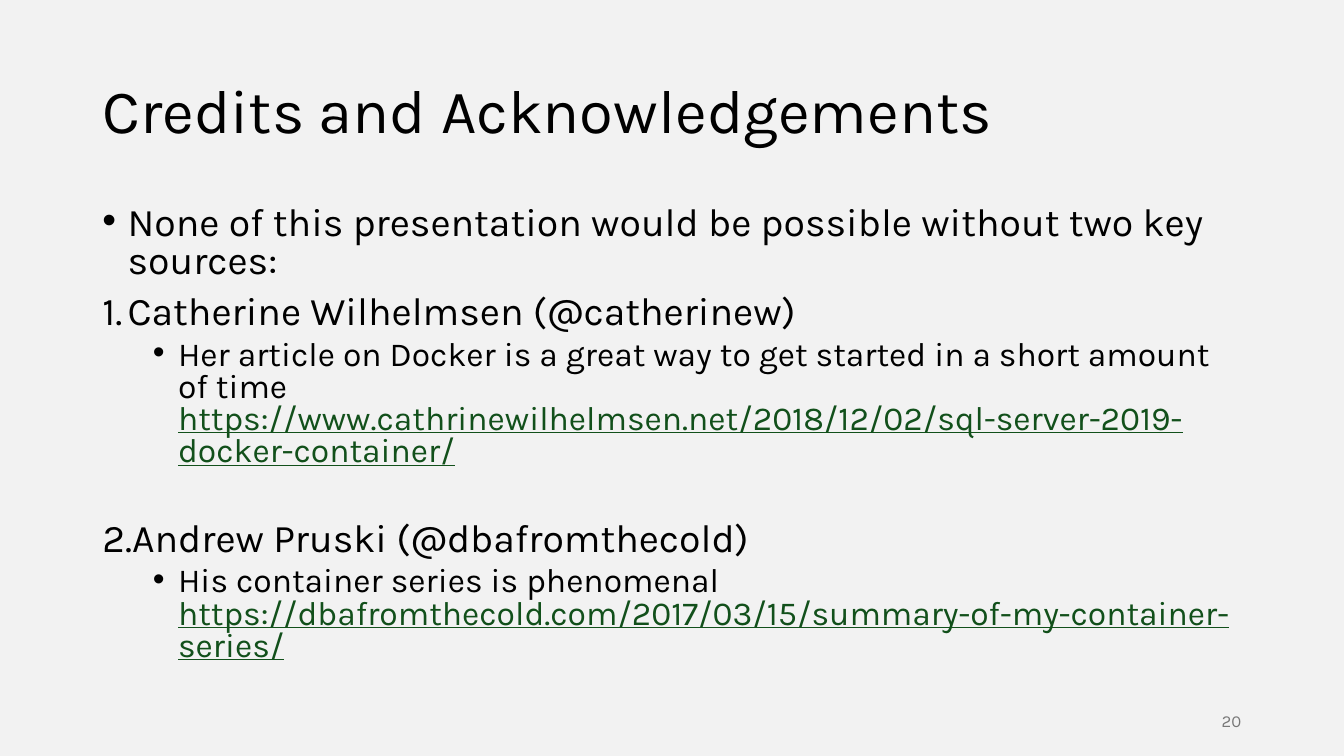
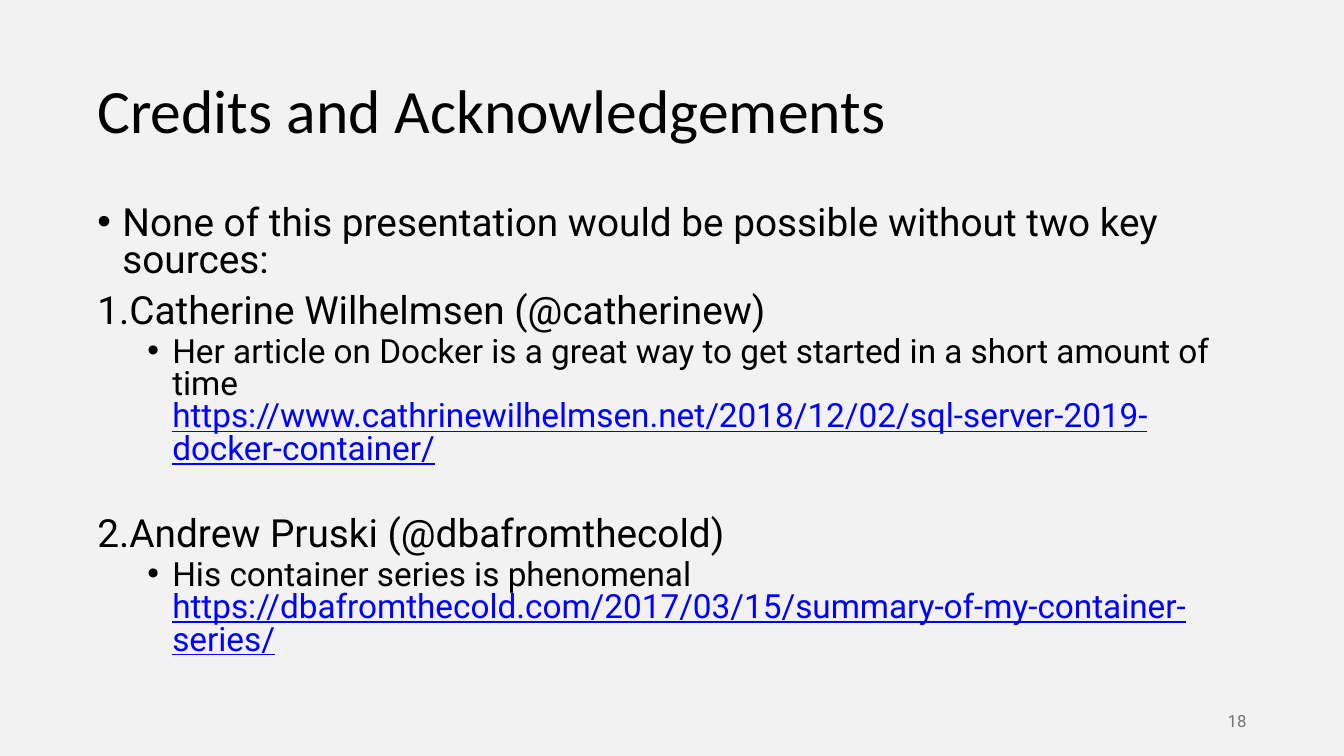
Before and after one commit to ilanham/Presentations, a slide deck: slide 18 of docker/Developing for SQL Server with Docker.pptx (slide 20 before the commit). Drawn at 1344x756 pixels with LibreOffice and Linux fonts; fonts in the diff are those of the drawing. Boxes give left, top, right and bottom in pixels: in the first picture for what was removed or moved away, otherwise in the second. Text is boxed around its words. In the diff, an @@ line names an element or a change of style, - is before the commit and + after.

Commit message:
Updated Docker slides for Tampa Fabric UG Feb 25

```diff
--- a/docker/Developing for SQL Server with Docker.pptx
+++ b/docker/Developing for SQL Server with Docker.pptx
@@ title "Credits and Acknowledgements" at (97, 90, 886, 144): font Karla to Calibri @@
@@ text "None of this presentation would ..." at (97, 206, 1209, 655): size 28 to 27.7 pt in "None of this presentation would be possible ...", "Catherine Wilhelmsen (@catherinew)", "Andrew Pruski (@dbafromthecold)"; font Karla to Roboto; size 24 to 23.8 pt in "Her article on Docker is a great ...", "His container series is phenomenal https://dbafromthecold.co ..."; text colour #12501B to #0000FF in "https://www.cathrinewilhelmsen.net/2018/12/02/sql-server-201 ...", "https://dbafromthecold.com/2017/03/15/summary-of-my-containe ..."; line spacing 0.8 to 0.81; less space between paragraphs; indent changed @@
@@ page number removed at (1222, 716, 1242, 727) @@
-20
@@ page number added at (1228, 715, 1247, 727), 12 pt, text #757575 @@
+18
```
Also in this commit, not shown: 18 other slides changed, 1 slide added, 3 slides removed.
